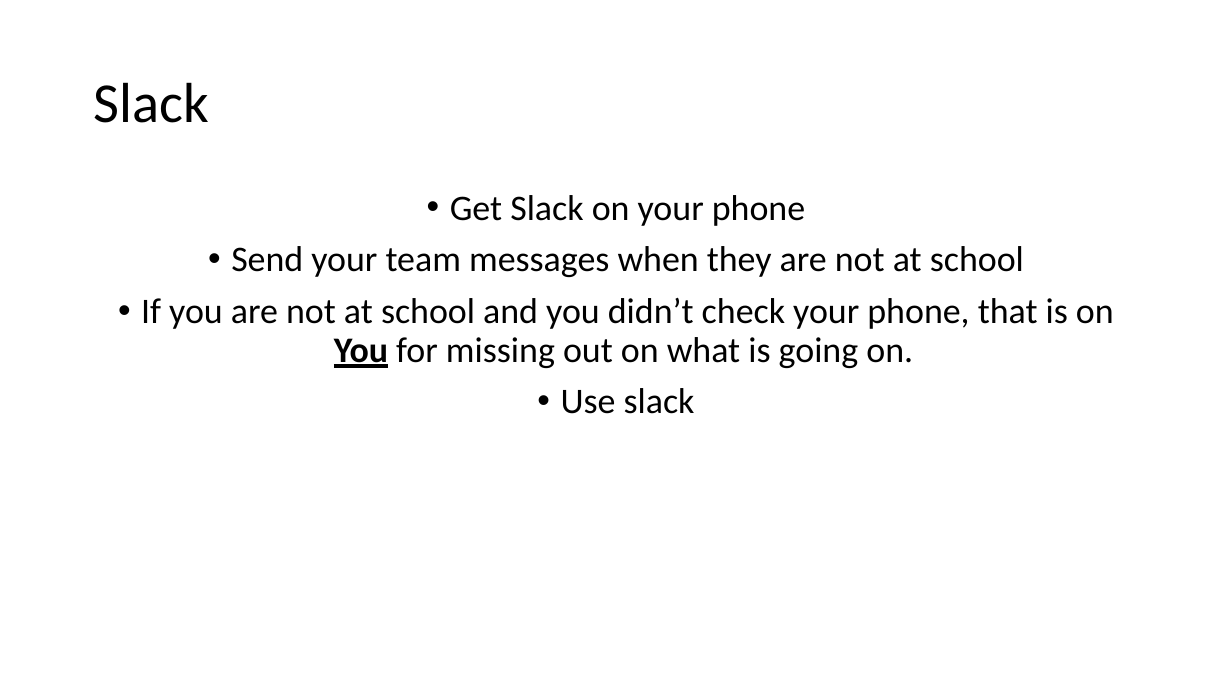
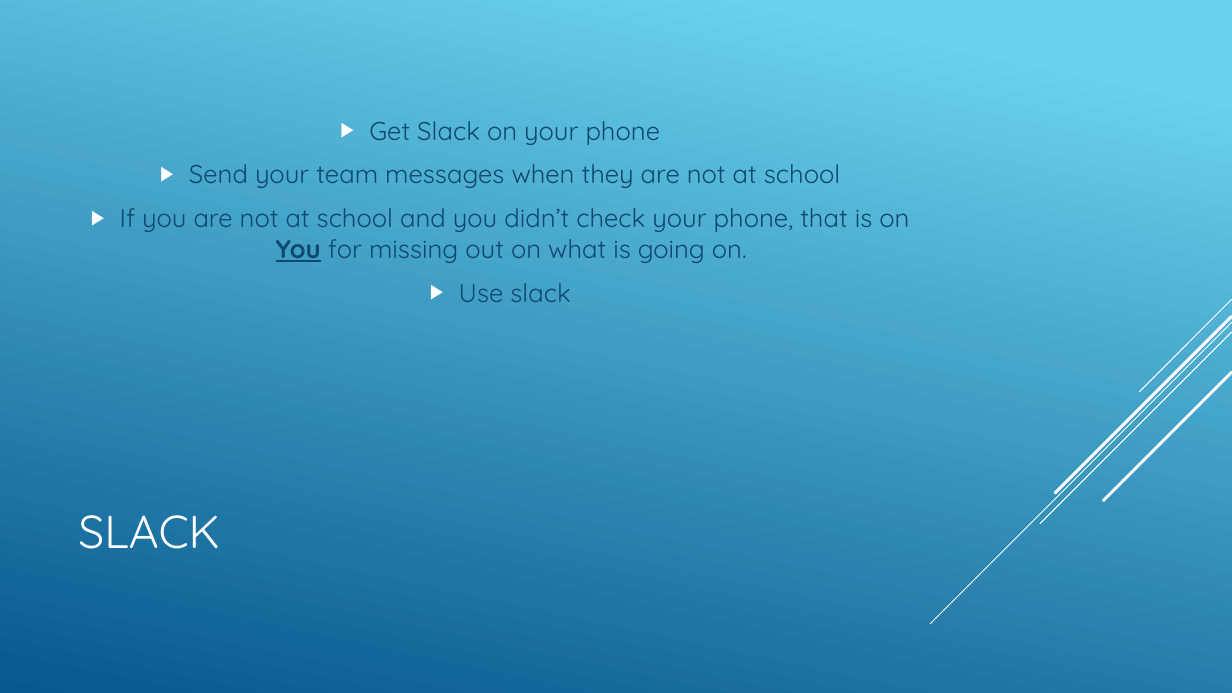
Before and after one commit to csmith1188/docpacs2122, a slide deck: slide 7 of docpac_mar18/Presentation.pptx. Drawn at 1232x693 pixels with LibreOffice and Linux fonts; fonts in the diff are those of the drawing. Boxes give left, top, right and bottom in pixels: in the first picture for what was removed or moved away, otherwise in the second. Text is boxed around its words. In the diff, an @@ line names an element or a change of style, - is before the commit and + after.

```diff
--- a/docpac_mar18/Presentation.pptx
+++ b/docpac_mar18/Presentation.pptx
@@ background #FFFFFF to gradient #6ED2EB to #06588E @@
@@ text "Get Slack on your phone": place and size @@
-text "Get Slack on your phone" at bbox=[141, 195, 1114, 414]
+text "Get Slack on your phone" at bbox=[120, 121, 909, 302]
@@ text "Get Slack on your phone" at bbox=[120, 121, 909, 302]: size 28 to 20 pt, font Calibri to Quicksand, text colour #000000 to #0F496F; bullet • to ▶; line spacing 0.9 to 1; vertical alignment top to middle @@
@@ group added at bbox=[931, 299, 1232, 624]: 5 lines @@
@@ title at bbox=[78, 515, 220, 549]: text changed; size 44 to 36 pt; font Calibri to Quicksand; text colour #000000 to #FFFFFF @@
-Slack
+SLACK
```
Also in this commit, not shown: 11 other slides changed, 1 slide added, 1 slide removed.
